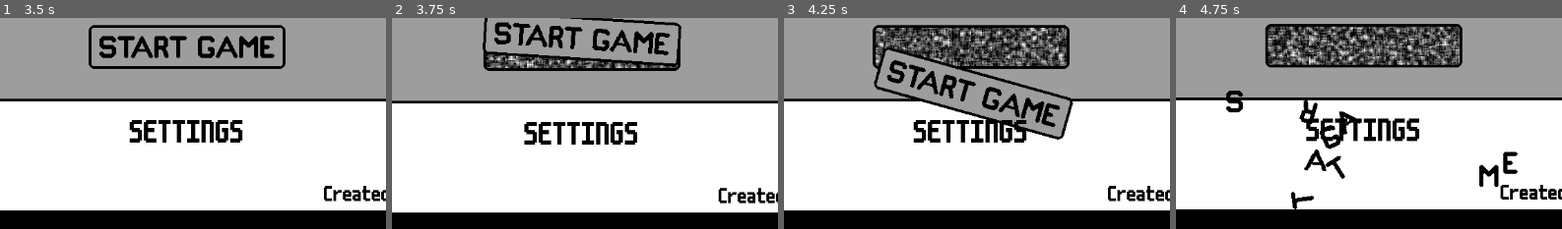
Above: before the commit, frames 1-4 (left to right).
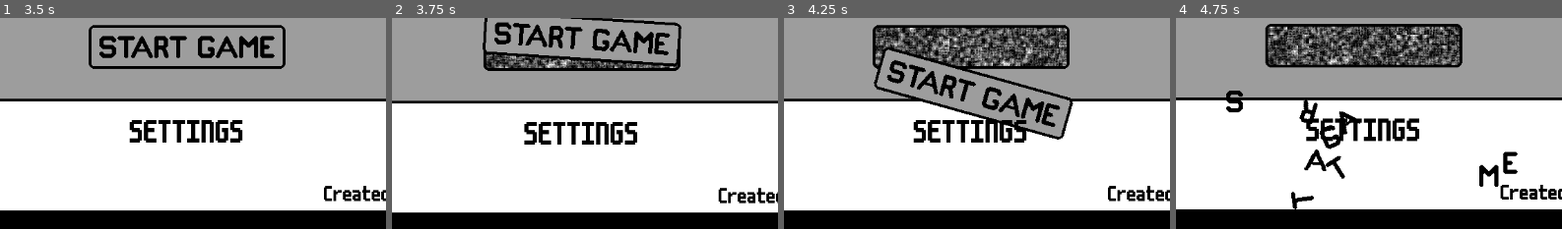
Above: after the commit, the same moments.

Repository: conor-wilson/secret-sapphire
Game: Godot game, scene res://scenes/main.tscn
Two runs of this game, one before a commit and one after it. Both use one fixed random seed, a clock stepped at 60 frames per second and the inputs below.
Inputs (mouse positions are % of the whole screen's width and height, from its top left):
- Up to frame 1 (3.5 s): tap Enter at 0.5 s; move the mouse to (49, 38) at 0.52 s; click (49, 38) at 0.6 s; click "SETTINGS" at 1.25 s; click "BACK" at 2 s; tap Space at 2.75 s; move the mouse to (49, 38) at 2.77 s; click (49, 38) at 2.85 s
- Up to frame 2 (3.75 s): tap Enter at 3.5 s; move the mouse to (49, 56) at 3.52 s; click (49, 56) at 3.6 s
- Up to frame 3 (4.25 s): no input
- Up to frame 4 (4.75 s): move the mouse to (6, 11) at 4.27 s; click (6, 11) at 4.35 s
The pictures show only the part of the screen within x 25-75%, y 49-99%; the shares and areas given below are measured in that part.

Frame 1 is identical in both runs. In frame 2, 1.2% of the frame differs, in the area x 24-74%, y 16-24%; in frame 3, 5.1%; in frame 4, 5.8%, in the area x 23-74%, y 3-23%.

Commit message:
Created HelpBot scene

Diff:
--- /dev/null
+++ b/let-me-play/scenes/help_bot.tscn
@@ -0,0 +1,61 @@
+[gd_scene load_steps=6 format=3 uid="uid://bcttde4rl6c7u"]
+
+[ext_resource type="Texture2D" uid="uid://1cwslcas3huc" path="res://assets/art/HelpBot-Sheet.png" id="1_nxjie"]
+
+[sub_resource type="Animation" id="Animation_pv5sx"]
+resource_name = "help_bot_idle"
+length = 2.5
+loop_mode = 1
+tracks/0/type = "value"
+tracks/0/imported = false
+tracks/0/enabled = true
+tracks/0/path = NodePath(".:frame")
+tracks/0/interp = 1
+tracks/0/loop_wrap = true
+tracks/0/keys = {
+"times": PackedFloat32Array(0, 1.8, 1.9, 2, 2.1, 2.2, 2.3, 2.4),
+"transitions": PackedFloat32Array(1, 1, 1, 1, 1, 1, 1, 1),
+"update": 1,
+"values": [0, 0, 2, 3, 4, 5, 6, 7]
+}
+
+[sub_resource type="Animation" id="Animation_yd1i7"]
+length = 0.001
+tracks/0/type = "value"
+tracks/0/imported = false
+tracks/0/enabled = true
+tracks/0/path = NodePath(".:frame")
+tracks/0/interp = 1
+tracks/0/loop_wrap = true
+tracks/0/keys = {
+"times": PackedFloat32Array(0),
+"transitions": PackedFloat32Array(1),
+"update": 1,
+"values": [0]
+}
+
+[sub_resource type="AnimationLibrary" id="AnimationLibrary_cgdud"]
+_data = {
+"RESET": SubResource("Animation_yd1i7"),
+"help_bot_idle": SubResource("Animation_pv5sx")
+}
+
+[sub_resource type="RectangleShape2D" id="RectangleShape2D_oh5jh"]
+size = Vector2(62, 62)
+
+[node name="HelpBot" type="Area2D"]
+metadata/_edit_group_ = true
+
+[node name="Sprite2D" type="Sprite2D" parent="."]
+scale = Vector2(2, 2)
+texture = ExtResource("1_nxjie")
+hframes = 8
+
+[node name="AnimationPlayer" type="AnimationPlayer" parent="Sprite2D"]
+libraries = {
+"": SubResource("AnimationLibrary_cgdud")
+}
+autoplay = "help_bot_idle"
+
+[node name="CollisionShape2D" type="CollisionShape2D" parent="."]
+shape = SubResource("RectangleShape2D_oh5jh")
--- a/let-me-play/scenes/secret_settings_menu.tscn
+++ b/let-me-play/scenes/secret_settings_menu.tscn
@@ -1,8 +1,8 @@
-[gd_scene load_steps=10 format=4 uid="uid://vff026q47yk"]
+[gd_scene load_steps=7 format=4 uid="uid://vff026q47yk"]
 
 [ext_resource type="TileSet" uid="uid://b35s45rp0yrck" path="res://scenes/menu_tile_set.tres" id="1_qo81q"]
 [ext_resource type="FontFile" uid="uid://bckbkknmti08k" path="res://assets/fonts/m6x11.ttf" id="2_my51e"]
-[ext_resource type="Texture2D" uid="uid://1cwslcas3huc" path="res://assets/art/HelpBot-Sheet.png" id="3_rksun"]
+[ext_resource type="PackedScene" uid="uid://bcttde4rl6c7u" path="res://scenes/help_bot.tscn" id="3_prvos"]
 [ext_resource type="Texture2D" uid="uid://um4g42a5xdp" path="res://assets/art/Cage.png" id="4_oxqhv"]
 
 [sub_resource type="LabelSettings" id="LabelSettings_j2r77"]
@@ -11,44 +11,6 @@
 font_color = Color(0, 0, 0, 1)
 
 [sub_resource type="StyleBoxEmpty" id="StyleBoxEmpty_b1xvw"]
-
-[sub_resource type="Animation" id="Animation_pv5sx"]
-resource_name = "help_bot_idle"
-length = 2.5
-loop_mode = 1
-tracks/0/type = "value"
-tracks/0/imported = false
-tracks/0/enabled = true
-tracks/0/path = NodePath(".:frame")
-tracks/0/interp = 1
-tracks/0/loop_wrap = true
-tracks/0/keys = {
-"times": PackedFloat32Array(0, 1.8, 1.9, 2, 2.1, 2.2, 2.3, 2.4),
-"transitions": PackedFloat32Array(1, 1, 1, 1, 1, 1, 1, 1),
-"update": 1,
-"values": [0, 0, 2, 3, 4, 5, 6, 7]
-}
-
-[sub_resource type="Animation" id="Animation_yd1i7"]
-length = 0.001
-tracks/0/type = "value"
-tracks/0/imported = false
-tracks/0/enabled = true
-tracks/0/path = NodePath(".:frame")
-tracks/0/interp = 1
-tracks/0/loop_wrap = true
-tracks/0/keys = {
-"times": PackedFloat32Array(0),
-"transitions": PackedFloat32Array(1),
-"update": 1,
-"values": [0]
-}
-
-[sub_resource type="AnimationLibrary" id="AnimationLibrary_cgdud"]
-_data = {
-"RESET": SubResource("Animation_yd1i7"),
-"help_bot_idle": SubResource("Animation_pv5sx")
-}
 
 [node name="SecretSettingsMenu" type="Node2D"]
 
@@ -120,17 +82,8 @@
 text = "secret setting 3"
 flat = true
 
-[node name="HelpBot" type="Sprite2D" parent="."]
-position = Vector2(552, 282)
-scale = Vector2(2, 2)
-texture = ExtResource("3_rksun")
-hframes = 8
-
-[node name="AnimationPlayer" type="AnimationPlayer" parent="HelpBot"]
-libraries = {
-"": SubResource("AnimationLibrary_cgdud")
-}
-autoplay = "help_bot_idle"
+[node name="HelpBot" parent="." instance=ExtResource("3_prvos")]
+position = Vector2(553, 291)
 
 [node name="Cage" type="Sprite2D" parent="."]
 position = Vector2(560, 288)
